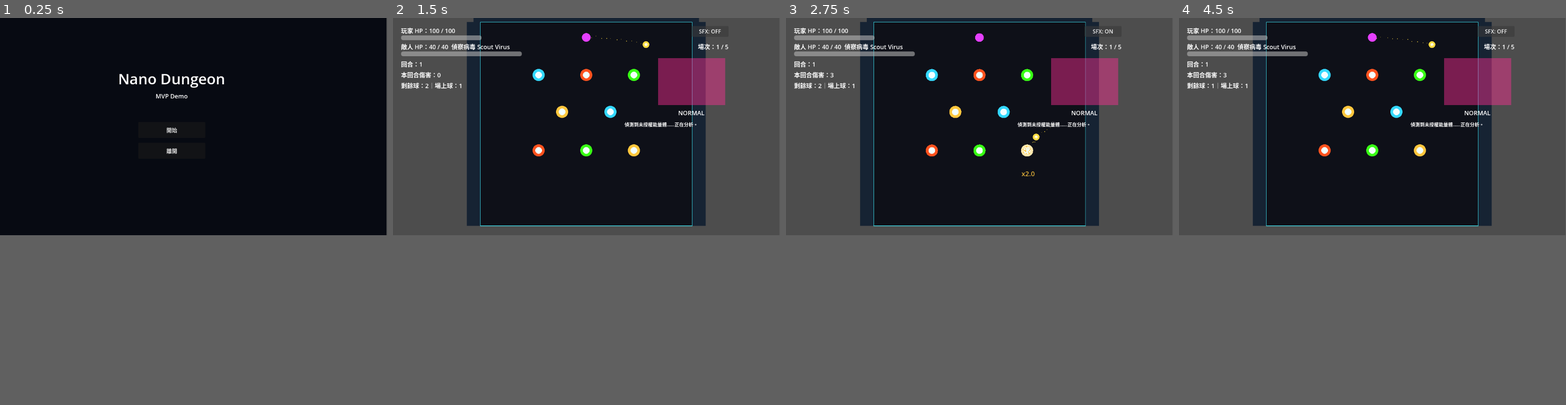
Above: before the commit, frames 1-4 (left to right).
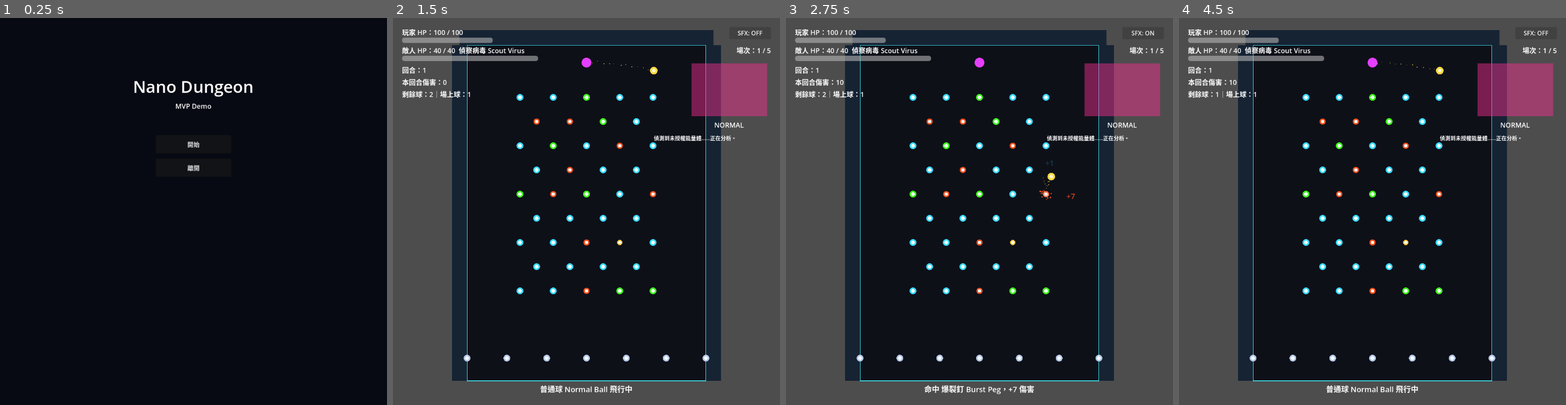
Above: after the commit, the same moments.

Repository: testBP0612/NanoDungeon
Game: Godot game, scene res://Scenes/MainMenu.tscn
The game is run twice, just before and just after one commit, with the same random seed, the same clock (stepped at 60 frames per second) and the same inputs.
Inputs:
- Up to frame 1 (0.25 s): no input
- Up to frame 2 (1.5 s): click "開始" at 0.5 s; click "SFX: ON" at 1.25 s
- Up to frame 3 (2.75 s): click "SFX: OFF" at 2 s
- Up to frame 4 (4.5 s): click "SFX: ON" at 2.75 s; click "SFX: OFF" at 3.5 s; click "SFX: ON" at 4.25 s
In our replay, the window is 799x449 before the commit and 800x800 after it. These sizes can differ from the game's own. Grey fills any space a smaller window leaves; there, only what the larger window draws over its background counts as a difference.

The runs differ from the first frame. In frame 1, 1.0% of the frame differs, in the area x 30-66%, y 14-40%; in frame 2, 40%; in frame 3, 40%, in the area x 0-100%, y 0-100%; in frame 4, 40%.

Commit message:
Implement procedural pegboard

Diff:
--- a/Data/field.json
+++ b/Data/field.json
@@ -1,25 +1,42 @@
 {
   "_meta": {
-    "description": "彈珠場基礎佈局：釘子位置與大小。Q-014：單一基礎佈局套用全部場次；未來可擴充每場覆寫。",
-    "version": "0.1.0"
+    "description": "彈珠場程序佈局：位置骨架由 generator 公式產生，ROUND_START 只重抽動態釘類型；底排 bounce_peg 固定。",
+    "version": "0.3.0"
   },
   "field": {
     "bounds": {
       "left": 196,
       "right": 828,
       "top": 72,
-      "bottom": 680
+      "bottom": 960
     },
-    "default_peg_radius": 18,
-    "layout": [
-      { "id": "normal_peg", "x": 370, "y": 230 },
-      { "id": "burst_peg", "x": 512, "y": 230 },
-      { "id": "heal_peg", "x": 654, "y": 230 },
-      { "id": "double_peg", "x": 440, "y": 340 },
-      { "id": "normal_peg", "x": 584, "y": 340 },
-      { "id": "burst_peg", "x": 370, "y": 455 },
-      { "id": "heal_peg", "x": 512, "y": 455 },
-      { "id": "double_peg", "x": 654, "y": 455 }
-    ]
+    "default_peg_radius": 9,
+    "generator": {
+      "top_y": 210,
+      "row_count": 9,
+      "row_spacing": 64,
+      "wide_cols": 5,
+      "narrow_cols": 4,
+      "col_spacing": 88,
+      "center_x": 512,
+      "type_weights": {
+        "normal_peg": 60,
+        "heal_peg": 22,
+        "burst_peg": 10,
+        "double_peg": 8
+      },
+      "special_radius": {
+        "burst_peg": 8,
+        "double_peg": 7
+      },
+      "reroll_each_round": true,
+      "seed": null
+    },
+    "bottom_row": {
+      "id": "bounce_peg",
+      "y": 900,
+      "count": 7,
+      "radius": 9
+    }
   }
 }
--- a/Data/pegs.json
+++ b/Data/pegs.json
@@ -1,14 +1,14 @@
 {
   "_meta": {
-    "description": "MVP 釘子定義。effect_type: damage(累積傷害) / heal(回復玩家HP) / damage_multiplier(本回合倍率)。數值見 Docs/04_BALANCE_RULES.md，可調。",
+    "description": "釘子定義。effect_type: damage(累積傷害) / heal(回復玩家HP) / damage_multiplier(本回合倍率) / none(純反彈)。數值見 Docs/04_BALANCE_RULES.md，可調。",
     "version": "0.1.0"
   },
   "pegs": [
     {
       "id": "normal_peg",
       "name": "普通釘 Normal Peg",
-      "description": "基礎能量節點，命中時造成基礎傷害。",
-      "base_damage": 3,
+      "description": "基礎能量節點，命中時造成基礎傷害。柏青哥釘海主體，單顆傷害低、靠數量與彈跳累積。",
+      "base_damage": 1,
       "effect_type": "damage",
       "effect_value": 0
     },
@@ -23,10 +23,10 @@
     {
       "id": "heal_peg",
       "name": "補血釘 Heal Peg",
-      "description": "修復節點，命中時回復少量玩家 HP（建議結算時統一套用）。",
+      "description": "修復節點，命中時回復少量玩家 HP（建議結算時統一套用）。釘海中數量增多，故單顆回血下調。",
       "base_damage": 0,
       "effect_type": "heal",
-      "effect_value": 3
+      "effect_value": 2
     },
     {
       "id": "double_peg",
@@ -36,6 +36,14 @@
       "effect_type": "damage_multiplier",
       "effect_value": 2.0,
       "max_triggers_per_round": 1
+    },
+    {
+      "id": "bounce_peg",
+      "name": "反彈釘 Bounce Peg",
+      "description": "純反彈節點，無傷害無效果，只改變球路徑。僅用於底部固定排。",
+      "base_damage": 0,
+      "effect_type": "none",
+      "effect_value": 0
     }
   ]
 }
--- a/Scenes/Battle.tscn
+++ b/Scenes/Battle.tscn
@@ -4,10 +4,10 @@
 [ext_resource type="Script" path="res://Scripts/BattleFX.gd" id="2_battle_fx"]
 
 [sub_resource type="RectangleShape2D" id="RectangleShape2D_left_wall"]
-size = Vector2(40, 608)
+size = Vector2(40, 888)
 
 [sub_resource type="RectangleShape2D" id="RectangleShape2D_right_wall"]
-size = Vector2(40, 608)
+size = Vector2(40, 888)
 
 [sub_resource type="RectangleShape2D" id="RectangleShape2D_top_wall"]
 size = Vector2(672, 40)
@@ -30,34 +30,34 @@
 
 [node name="FieldFill" type="Polygon2D" parent="PinballField"]
 color = Color(0.055, 0.065, 0.095, 1)
-polygon = PackedVector2Array(196, 72, 828, 72, 828, 680, 196, 680)
+polygon = PackedVector2Array(196, 72, 828, 72, 828, 960, 196, 960)
 
 [node name="FieldBorder" type="Line2D" parent="PinballField"]
-points = PackedVector2Array(196, 72, 828, 72, 828, 680, 196, 680, 196, 72)
+points = PackedVector2Array(196, 72, 828, 72, 828, 960, 196, 960, 196, 72)
 width = 2.0
 default_color = Color(0.25, 0.95, 1, 1)
 
 [node name="Walls" type="Node2D" parent="PinballField"]
 
 [node name="LeftWall" type="StaticBody2D" parent="PinballField/Walls"]
-position = Vector2(176, 376)
+position = Vector2(176, 516)
 
 [node name="CollisionShape2D" type="CollisionShape2D" parent="PinballField/Walls/LeftWall"]
 shape = SubResource("RectangleShape2D_left_wall")
 
 [node name="Visual" type="Polygon2D" parent="PinballField/Walls/LeftWall"]
 color = Color(0.09, 0.14, 0.2, 1)
-polygon = PackedVector2Array(-20, -304, 20, -304, 20, 304, -20, 304)
+polygon = PackedVector2Array(-20, -444, 20, -444, 20, 444, -20, 444)
 
 [node name="RightWall" type="StaticBody2D" parent="PinballField/Walls"]
-position = Vector2(848, 376)
+position = Vector2(848, 516)
 
 [node name="CollisionShape2D" type="CollisionShape2D" parent="PinballField/Walls/RightWall"]
 shape = SubResource("RectangleShape2D_right_wall")
 
 [node name="Visual" type="Polygon2D" parent="PinballField/Walls/RightWall"]
 color = Color(0.09, 0.14, 0.2, 1)
-polygon = PackedVector2Array(-20, -304, 20, -304, 20, 304, -20, 304)
+polygon = PackedVector2Array(-20, -444, 20, -444, 20, 444, -20, 444)
 
 [node name="TopWall" type="StaticBody2D" parent="PinballField/Walls"]
 position = Vector2(512, 52)
@@ -72,7 +72,7 @@
 [node name="PegContainer" type="Node2D" parent="PinballField"]
 
 [node name="BottomSensor" type="Area2D" parent="PinballField"]
-position = Vector2(512, 706)
+position = Vector2(512, 986)
 
 [node name="CollisionShape2D" type="CollisionShape2D" parent="PinballField/BottomSensor"]
 shape = SubResource("RectangleShape2D_bottom_sensor")
@@ -86,7 +86,7 @@
 z_index = 10
 
 [node name="BattleCamera" type="Camera2D" parent="."]
-position = Vector2(512, 384)
+position = Vector2(512, 512)
 enabled = true
 
 [node name="AimLine" type="Line2D" parent="AimOverlay"]
@@ -204,9 +204,9 @@
 
 [node name="StatusLabel" type="Label" parent="BattleUI/UIRoot"]
 offset_left = 260.0
-offset_top = 698.0
+offset_top = 966.0
 offset_right = 764.0
-offset_bottom = 734.0
+offset_bottom = 1002.0
 mouse_filter = 2
 theme_override_font_sizes/font_size = 20
 horizontal_alignment = 1
@@ -222,17 +222,17 @@
 [node name="RestartButton" type="Button" parent="BattleUI/UIRoot"]
 visible = false
 offset_left = 382.0
-offset_top = 356.0
+offset_top = 496.0
 offset_right = 502.0
-offset_bottom = 398.0
+offset_bottom = 538.0
 mouse_filter = 0
 text = "重來"
 
 [node name="MenuButton" type="Button" parent="BattleUI/UIRoot"]
 visible = false
 offset_left = 522.0
-offset_top = 356.0
+offset_top = 496.0
 offset_right = 642.0
-offset_bottom = 398.0
+offset_bottom = 538.0
 mouse_filter = 0
 text = "主選單"
--- a/Scripts/Battle.gd
+++ b/Scripts/Battle.gd
@@ -6,6 +6,7 @@
 const PEG_SCENE := preload("res://Scenes/Peg.tscn")
 const ROUND_CONTEXT_SCRIPT := preload("res://Scripts/RoundContext.gd")
 const EFFECT_RESOLVER_SCRIPT := preload("res://Scripts/EffectResolver.gd")
+const FIELD_GENERATOR_SCRIPT := preload("res://Scripts/FieldGenerator.gd")
 
 var state := BattleState.INIT
 var player_config: Dictionary = {}
@@ -18,8 +19,13 @@
 var sfx_enabled := true
 var _last_player_hp := -1
 var _last_enemy_hp := -1
+var field_config: Dictionary = {}
+var dynamic_peg_slots: Array = []
+var dynamic_peg_nodes: Array[Node] = []
+var bottom_peg_nodes: Array[Node] = []
 var round_context: RefCounted = ROUND_CONTEXT_SCRIPT.new()
 var effect_resolver: RefCounted = EFFECT_RESOLVER_SCRIPT.new()
+var field_generator: RefCounted = FIELD_GENERATOR_SCRIPT.new()
 
 @onready var battle_camera: Camera2D = $BattleCamera
 @onready var battle_fx: Node = $BattleFX
@@ -72,6 +78,7 @@
 		DataLoader.load_all()
 	player_config = DataLoader.get_player_config()
 	feel_config = DataLoader.get_feel_config()
+	field_config = DataLoader.get_field_config()
 	sfx_enabled = bool(feel_config["sfx"]["enabled"])
 
 
@@ -109,13 +116,29 @@
 
 
 func _spawn_pegs() -> void:
-	var field_config := DataLoader.get_field_config()
-	var peg_slots: Array = field_config.get("layout", [])
-	for slot in peg_slots:
-		var peg_id := String(slot["id"])
+	field_generator.configure(field_config["generator"])
+	dynamic_peg_slots = field_generator.build_dynamic_slots(field_config)
+	for slot in dynamic_peg_slots:
 		var peg := PEG_SCENE.instantiate()
 		peg_container.add_child(peg)
 		peg.position = Vector2(float(slot["x"]), float(slot["y"]))
+		dynamic_peg_nodes.append(peg)
+
+	for slot in field_generator.build_bottom_slots(field_config):
+		var peg_id := String((slot as Dictionary)["id"])
+		var peg := PEG_SCENE.instantiate()
+		peg_container.add_child(peg)
+		peg.position = Vector2(float((slot as Dictionary)["x"]), float((slot as Dictionary)["y"]))
+		peg.configure(peg_id, DataLoader.get_peg(peg_id), float(slot["radius"]))
+		bottom_peg_nodes.append(peg)
+
+
+func _reroll_dynamic_pegs() -> void:
+	var rolled_slots: Array = field_generator.roll_dynamic_types(field_config, dynamic_peg_slots)
+	for index in range(min(dynamic_peg_nodes.size(), rolled_slots.size())):
+		var slot := rolled_slots[index] as Dictionary
+		var peg := dynamic_peg_nodes[index]
+		var peg_id := String(slot["id"])
 		peg.configure(peg_id, DataLoader.get_peg(peg_id), float(slot["radius"]))
 
 
@@ -142,6 +165,8 @@
 
 func _begin_round() -> void:
 	round_index += 1
+	if bool(field_config["generator"].get("reroll_each_round", true)) or round_index == 1:
+		_reroll_dynamic_pegs()
 	round_context.start_round(RunState.balls_per_round)
 	_transition_to(BattleState.AIMING)
 
--- a/Scripts/DataLoader.gd
+++ b/Scripts/DataLoader.gd
@@ -199,15 +199,17 @@
 		return {}
 
 	var bounds: Dictionary = config.get("bounds", {})
-	var layout: Array = config.get("layout", [])
 	var default_radius := float(config.get("default_peg_radius", 0.0))
+	var generator: Dictionary = config.get("generator", {})
+	var bottom_row: Dictionary = config.get("bottom_row", {})
 	var required_bounds := ["left", "right", "top", "bottom"]
 
 	if typeof(bounds) != TYPE_DICTIONARY:
 		push_error("Missing field bounds in Data/field.json")
-	if typeof(layout) != TYPE_ARRAY:
-		push_error("Missing field layout in Data/field.json")
-		layout = []
+	if typeof(generator) != TYPE_DICTIONARY:
+		push_error("Missing field generator in Data/field.json")
+	if typeof(bottom_row) != TYPE_DICTIONARY:
+		push_error("Missing field bottom_row in Data/field.json")
 	for field in required_bounds:
 		if not bounds.has(field):
 			push_error("Missing field bounds value: %s" % field)
@@ -218,31 +220,85 @@
 	var right := float(bounds.get("right", 0.0))
 	var top := float(bounds.get("top", 0.0))
 	var bottom := float(bounds.get("bottom", 0.0))
-	var normalized_layout := []
-
-	for item in layout:
-		if typeof(item) != TYPE_DICTIONARY:
-			push_error("Invalid field layout item")
-			continue
-		var slot := (item as Dictionary).duplicate(true)
-		var peg_id := String(slot.get("id", ""))
-		var x := float(slot.get("x", NAN))
-		var y := float(slot.get("y", NAN))
-		var radius := float(slot.get("radius", default_radius))
-		if not pegs_by_id.has(peg_id):
-			push_error("Field layout peg id not found: %s" % peg_id)
-		if is_nan(x) or is_nan(y):
-			push_error("Field layout item missing x/y: %s" % peg_id)
-		elif x < left or x > right or y < top or y > bottom:
-			push_error("Field layout position out of bounds: %s (%s, %s)" % [peg_id, x, y])
-		if radius <= 0.0:
-			push_error("Field layout radius must be > 0: %s" % peg_id)
-		slot["radius"] = radius
-		normalized_layout.append(slot)
+	_validate_field_generator(generator, left, right, top, bottom)
+	_validate_bottom_row(bottom_row, left, right, top, bottom)
 
 	var normalized := config.duplicate(true)
-	normalized["layout"] = normalized_layout
 	return normalized
+
+
+func _validate_field_generator(generator: Dictionary, left: float, right: float, top: float, bottom: float) -> void:
+	var required_fields := [
+		"top_y",
+		"row_count",
+		"row_spacing",
+		"wide_cols",
+		"narrow_cols",
+		"col_spacing",
+		"center_x",
+		"type_weights",
+		"special_radius",
+		"reroll_each_round",
+		"seed",
+	]
+	for field in required_fields:
+		if not generator.has(field):
+			push_error("Missing field generator value: %s" % field)
+
+	var type_weights: Dictionary = generator.get("type_weights", {})
+	for peg_id in type_weights.keys():
+		var id := String(peg_id)
+		if id == "bounce_peg":
+			push_error("bounce_peg must not be in generator type_weights")
+		if not pegs_by_id.has(id):
+			push_error("Field generator peg id not found: %s" % id)
+		if int(type_weights[peg_id]) <= 0:
+			push_error("Field generator weight must be > 0: %s" % id)
+
+	var special_radius: Dictionary = generator.get("special_radius", {})
+	for peg_id in special_radius.keys():
+		if not pegs_by_id.has(String(peg_id)):
+			push_error("Field special_radius peg id not found: %s" % String(peg_id))
+		if float(special_radius[peg_id]) <= 0.0:
+			push_error("Field special_radius must be > 0: %s" % String(peg_id))
+
+	var top_y := float(generator.get("top_y", 0.0))
+	var row_count := int(generator.get("row_count", 0))
+	var row_spacing := float(generator.get("row_spacing", 0.0))
+	var wide_cols := int(generator.get("wide_cols", 0))
+	var narrow_cols := int(generator.get("narrow_cols", 0))
+	var col_spacing := float(generator.get("col_spacing", 0.0))
+	var center_x := float(generator.get("center_x", 0.0))
+	if row_count <= 0 or wide_cols <= 0 or narrow_cols <= 0:
+		push_error("Field generator rows and columns must be > 0")
+	if row_spacing <= 0.0 or col_spacing <= 0.0:
+		push_error("Field generator spacing must be > 0")
+	if top_y < top or top_y + float(max(0, row_count - 1)) * row_spacing > bottom:
+		push_error("Field generator y range out of bounds")
+	for columns in [wide_cols, narrow_cols]:
+		var min_x := center_x - float(columns - 1) * 0.5 * col_spacing
+		var max_x := center_x + float(columns - 1) * 0.5 * col_spacing
+		if min_x < left or max_x > right:
+			push_error("Field generator x range out of bounds")
+
+
+func _validate_bottom_row(bottom_row: Dictionary, left: float, right: float, top: float, bottom: float) -> void:
+	var peg_id := String(bottom_row.get("id", ""))
+	var count := int(bottom_row.get("count", 0))
+	var y := float(bottom_row.get("y", NAN))
+	var radius := float(bottom_row.get("radius", 0.0))
+	if peg_id != "bounce_peg":
+		push_error("Field bottom_row must use bounce_peg")
+	if not pegs_by_id.has(peg_id):
+		push_error("Field bottom_row peg id not found: %s" % peg_id)
+	if count <= 0:
+		push_error("Field bottom_row count must be > 0")
+	if is_nan(y) or y < top or y > bottom:
+		push_error("Field bottom_row y out of bounds")
+	if radius <= 0.0:
+		push_error("Field bottom_row radius must be > 0")
+	if count > 1 and right <= left:
+		push_error("Field bottom_row bounds are invalid")
 
 
 func _validate_upgrades(data: Dictionary) -> void:
--- a/Scripts/EffectResolver.gd
+++ b/Scripts/EffectResolver.gd
@@ -3,6 +3,8 @@
 
 func apply_peg_effect(peg_def: Dictionary, round_context: RefCounted) -> Dictionary:
 	match String(peg_def.get("effect_type", "")):
+		"none":
+			return _empty_peg_result()
 		"damage":
 			return _apply_damage_peg(peg_def, round_context)
 		"heal":
@@ -10,13 +12,17 @@
 		"damage_multiplier":
 			return _apply_damage_multiplier_peg(peg_def, round_context)
 		_:
-			return {
-				"damage_added": 0,
-				"heal_added": 0,
-				"multiplier_applied": false,
-				"feedback_text": "",
-				"message": "",
-			}
+			return _empty_peg_result()
+
+
+func _empty_peg_result() -> Dictionary:
+	return {
+		"damage_added": 0,
+		"heal_added": 0,
+		"multiplier_applied": false,
+		"feedback_text": "",
+		"message": "",
+	}
 
 
 func _apply_damage_peg(peg_def: Dictionary, round_context: RefCounted) -> Dictionary:
--- /dev/null
+++ b/Scripts/FieldGenerator.gd
@@ -0,0 +1,89 @@
+extends RefCounted
+
+var _rng := RandomNumberGenerator.new()
+var _seeded := false
+
+
+func configure(generator_config: Dictionary) -> void:
+	var seed_value: Variant = generator_config.get("seed", null)
+	if seed_value == null:
+		_rng.randomize()
+		_seeded = false
+	else:
+		_rng.seed = int(seed_value)
+		_seeded = true
+
+
+func build_dynamic_slots(field_config: Dictionary) -> Array:
+	var generator: Dictionary = field_config["generator"]
+	var slots := []
+	var row_count := int(generator["row_count"])
+	var top_y := float(generator["top_y"])
+	var row_spacing := float(generator["row_spacing"])
+	for row in range(row_count):
+		var is_wide := row % 2 == 0
+		var column_count := int(generator["wide_cols"] if is_wide else generator["narrow_cols"])
+		for column in range(column_count):
+			slots.append({
+				"x": _column_x(generator, column, column_count),
+				"y": top_y + float(row) * row_spacing,
+			})
+	return slots
+
+
+func build_bottom_slots(field_config: Dictionary) -> Array:
+	var bounds: Dictionary = field_config["bounds"]
+	var bottom_row: Dictionary = field_config["bottom_row"]
+	var slots := []
+	var count := int(bottom_row["count"])
+	var left := float(bounds["left"])
+	var right := float(bounds["right"])
+	var y := float(bottom_row["y"])
+	var spacing := 0.0
+	if count > 1:
+		spacing = (right - left) / float(count - 1)
+	for index in range(count):
+		slots.append({
+			"id": String(bottom_row["id"]),
+			"x": left + spacing * float(index),
+			"y": y,
+			"radius": float(bottom_row["radius"]),
+			"fixed": true,
+		})
+	return slots
+
+
+func roll_dynamic_types(field_config: Dictionary, dynamic_slots: Array) -> Array:
+	var generator: Dictionary = field_config["generator"]
+	var default_radius := float(field_config["default_peg_radius"])
+	var special_radius: Dictionary = generator.get("special_radius", {})
+	var rolled := []
+	for slot in dynamic_slots:
+		var peg_id := _weighted_peg_id(generator["type_weights"])
+		rolled.append({
+			"id": peg_id,
+			"x": float((slot as Dictionary)["x"]),
+			"y": float((slot as Dictionary)["y"]),
+			"radius": float(special_radius.get(peg_id, default_radius)),
+			"fixed": false,
+		})
+	return rolled
+
+
+func _column_x(generator: Dictionary, column: int, column_count: int) -> float:
+	var center_x := float(generator["center_x"])
+	var col_spacing := float(generator["col_spacing"])
+	return center_x + (float(column) - (float(column_count - 1) * 0.5)) * col_spacing
+
+
+func _weighted_peg_id(type_weights: Dictionary) -> String:
+	var total_weight := 0
+	for peg_id in type_weights.keys():
+		total_weight += int(type_weights[peg_id])
+	var roll := _rng.randi_range(1, total_weight)
+	var running := 0
+	for peg_id in type_weights.keys():
+		running += int(type_weights[peg_id])
+		if roll <= running:
+			return String(peg_id)
+	return String(type_weights.keys()[0])
--- a/Scripts/Peg.gd
+++ b/Scripts/Peg.gd
@@ -51,6 +51,8 @@
 			return Color(0.22, 1.0, 0.08)
 		"double_peg":
 			return Color(1.0, 0.78, 0.24)
+		"bounce_peg":
+			return Color(0.72, 0.78, 0.9)
 		_:
 			return Color(0.2, 0.85, 1.0)
 
--- a/project.godot
+++ b/project.godot
@@ -20,6 +20,11 @@
 DataLoader="*res://Scripts/DataLoader.gd"
 RunState="*res://Scripts/RunState.gd"
 
+[display]
+
+window/size/viewport_width=1024
+window/size/viewport_height=1024
+
 [physics]
 
 3d/physics_engine="Jolt Physics"
Not shown, added: Scripts/FieldGenerator.gd.uid
Not shown, changed: CHANGELOG.md
Not shown, added: Codex/07_PROCEDURAL_PEGBOARD.md
Not shown, changed: Codex/VALIDATION_CHECKLIST.md
Not shown, changed: Docs/02_GAME_DESIGN.md
Not shown, changed: OPEN_QUESTIONS.md
Not shown, changed: PROGRESS_REPORT.md
Not shown, changed: ROADMAP.md
Not shown, changed: WORK_PLAN.md
